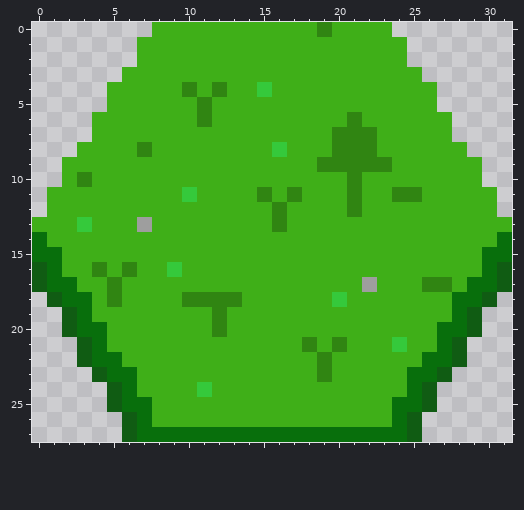
Two versions of one pixel-art sprite, Images/TileSets/FantasyHex/Tiles/幻之岛.png. The first picture shows the starting point.
The file is 32x28 pixels.
After:
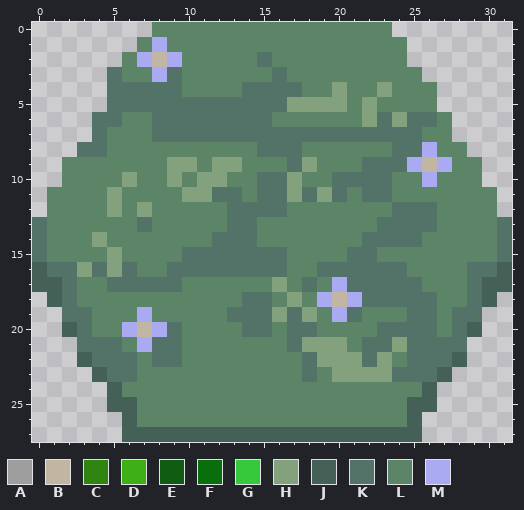
Palette (. is transparent): A #9e9e9e  B #c1b6a2  C #308512  D #3faf18  E #105c13  F #086f0c  G #35c93b  H #82a17c  J #456057  K #537368  L #5c8466  M #aaaaf2
The exact change:
Changed rows in their new state; - is an unchanged pixel.
first column x 0:
 0 --------LLLLLLLLLLLLLLLL--------
 1 -------LMLLLLLLLLLLLLLLLL-------
 2 ------LMBMLLLLLKLLLLLLLLL-------
 3 -----KLLMKLLLLLLKLLLLLLLLL------
 4 -----KKKKKLLLLKKKKLLHLLHLLL-----
 5 -----KKKKKKKKKKKKHHHHLHLLLL-----
 6 ----KKLLKKKKKKKKLLLLLLHKHKKL----
 7 ----KLLLKKKKKKKKKKKKKKKKKKLL----
 8 ---KKLLLLLLLLLLKKKLLLLLLKKMLL---
 9 --LLLLLLLHHLHHLLLKHLLLKKKMBMLL--
10 --LLLLHLLHLHHLLKKHLLKKKKLLMLLL--
11 -LLLLHLLLLHHKKLKKHKHKLKKLLLLLLL-
12 -LLLLHLHLLLLLKKKKLLLLLLLKKKLLLL-
13 KLLLLLLKLLLLLKKLLLLLLLLKKKKLLLLK
14 KLLLHLLLLLLLKKKLLLLLLLKKKKLLLLLK
15 KLLLLHLLLLKKKKKKKLLLLKKLLLLLLLLK
16 JKKHKHKLLKKKKKKKKLLKKKKKKLLLLKKJ
17 JJKLLKKKKKLLLLLLHLKLMKKKKKLLLKJJ
18 -JKLLLLLLLLLLLKKLHLMBMKKKKKLLKJ-
19 --KKLLLMLLLLLKKKHKHLMKLLLKKLKK--
20 --JKLLMBMKLLLLKKLKKLLLLKKKKLKJ--
21 ---KKKLMKKLLLLLLLKHHHLKKHKKKK---
22 ---JKKKLKKLLLLLLLLKHHHKHLKKKJ---
23 ----JKKLLLLLLLLLLLKLHHHHKKKJ----
24 -----JLLLLLLLLLLLLLLLLLLLLJ-----
25 -----JJLLLLLLLLLLLLLLLLLLJJ-----
26 ------JLLLLLLLLLLLLLLLLLLJ------
27 ------JJJJJJJJJJJJJJJJJJJJ------
Pixel boxes of the changes (left, top, right, bottom) in both pictures:
changed: (32, 22, 512, 442)
